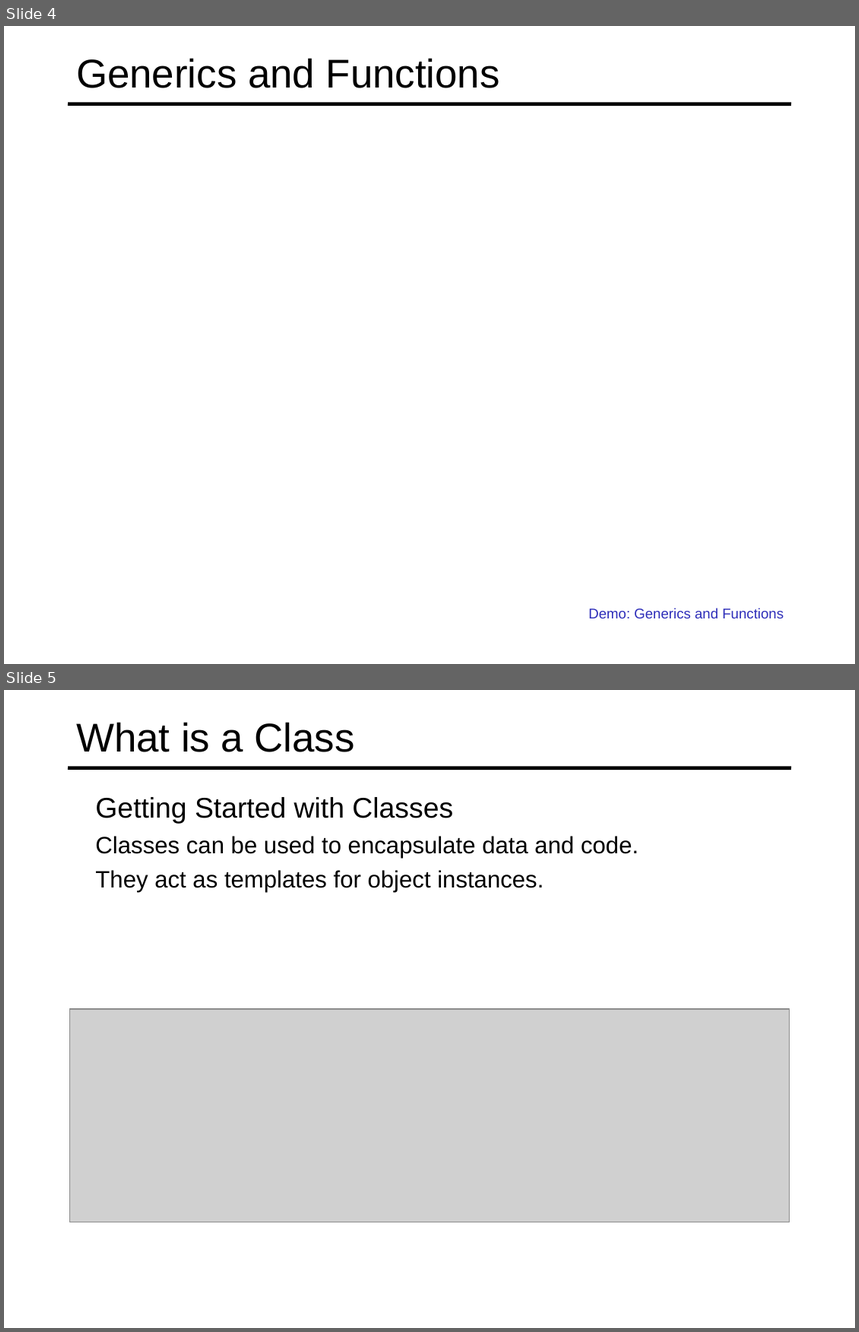
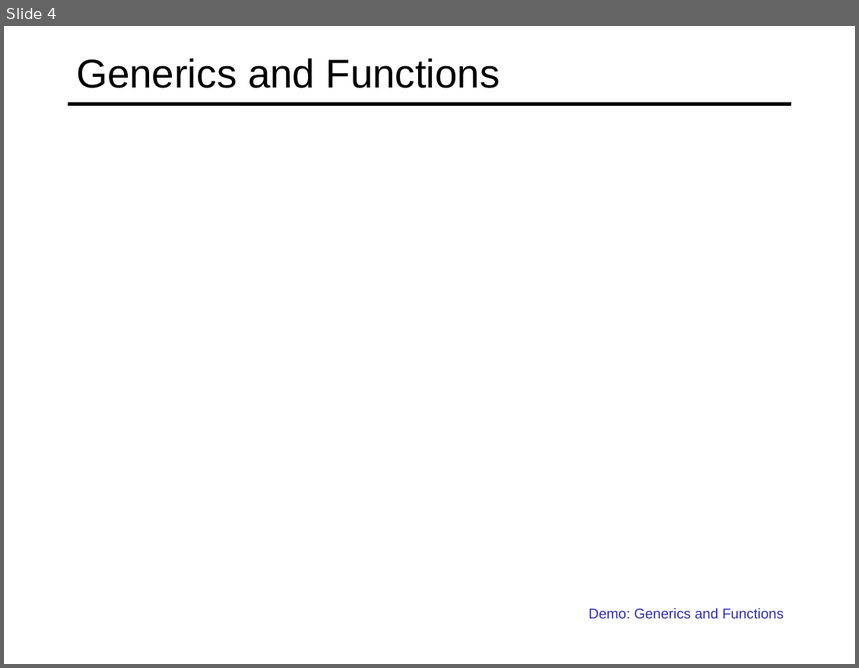
Before and after one commit to specter01wj/Jago_Link_Training, a slide deck: Angular/Angular12/TypeScript Fundamentals/6-Creating-And-Using-Generics/L6_Creating and Using Generics.ppt. Shown one above the other, each under a label of ours: slides 4 and 5 before the commit, slide 4 after it. The pictures are 859x1332 and 859x668 pixels, drawn with LibreOffice and Linux fonts; fonts in the diff are those of the drawing; grey boxes stand for pictures. Boxes give left, top, right and bottom in pixels: in the first picture for what was removed or moved away, otherwise in the second. Text is boxed around its words. In the diff, an @@ line names an element or a change of style, - is before the commit and + after.

Commit message:
11/22/2021 v1

```diff
--- a/Angular/Angular12/TypeScript Fundamentals/6-Creating-And-Using-Generics/L6_Creating and Using Generics.ppt
+++ b/Angular/Angular12/TypeScript Fundamentals/6-Creating-And-Using-Generics/L6_Creating and Using Generics.ppt
@@ slide 5 removed at [4,690,855,1328], background #FFFFFF; not listed: 1 template element that a slide beside it also shows @@
@@ title removed at [76,722,355,752] @@
-What is a Class
@@ text removed at [95,797,639,892] @@
-  Getting Started with Classes
-  Classes can be used to encapsulate data and code.
-  They act as templates for object instances.
@@ picture removed at [69,1009,790,1223] @@
```
Also in this commit, not shown: 1 slide changed, 3 slides added, 5 other slides removed.
